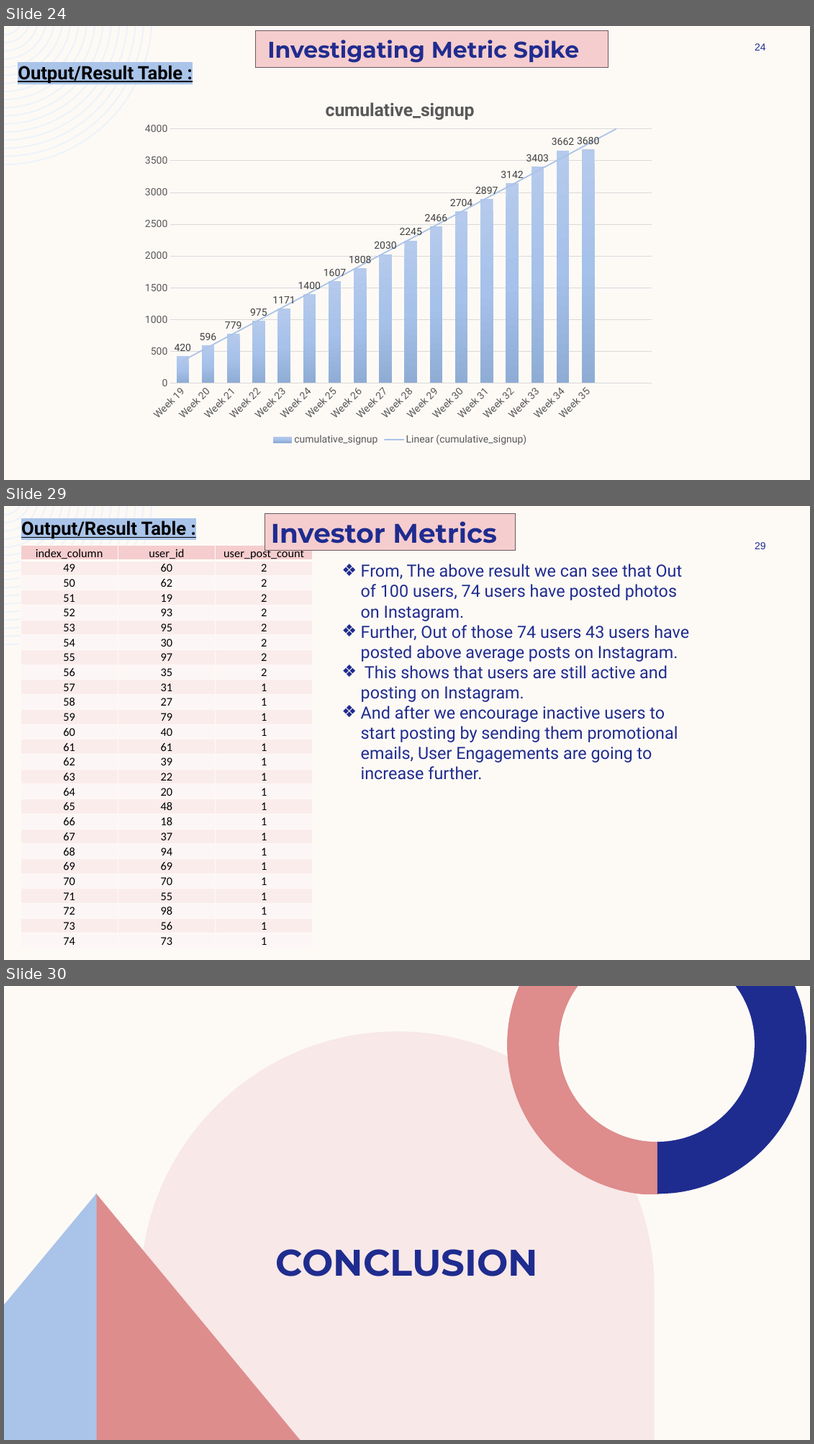
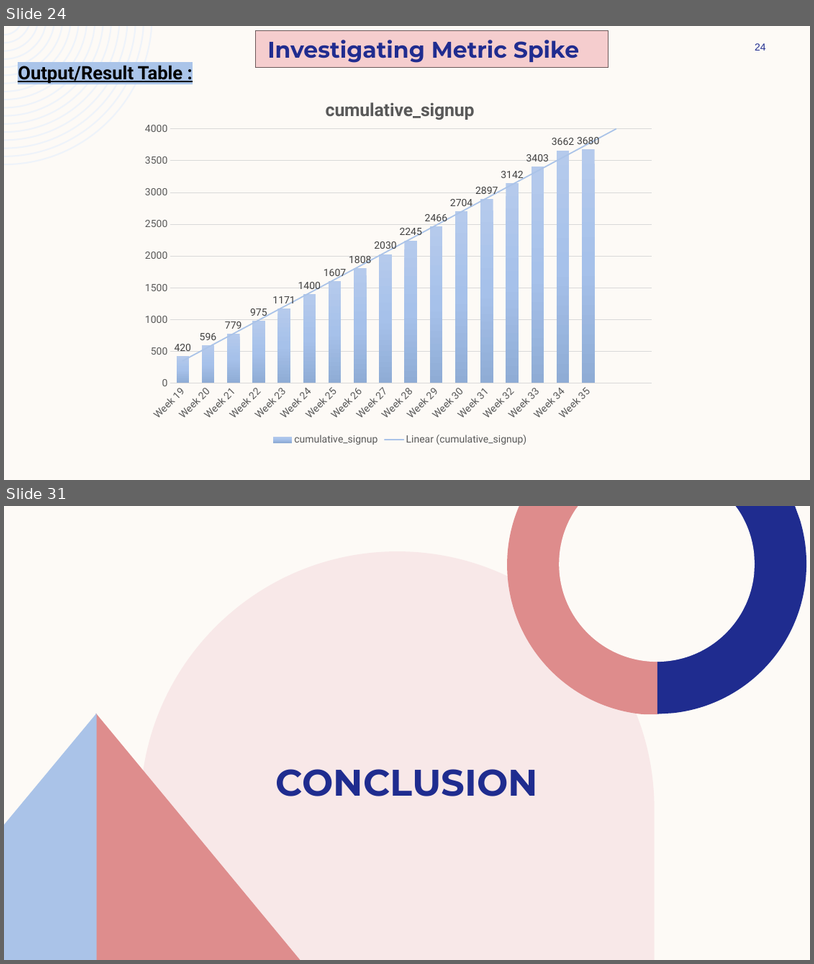
Before and after one commit to ShindeYash/Operation_and_Metric_Analytics, a slide deck: Report - Operation_and_Metric_Analytics.pptx. Shown one above the other, each under a label of ours: slides 24, 29 and 30 before the commit, slides 24 and 31 after it; the slides between them are not shown. The pictures are 814x1444 and 814x964 pixels, drawn with LibreOffice and Linux fonts; fonts in the diff are those of the drawing. Boxes give left, top, right and bottom in pixels: in the first picture for what was removed or moved away, otherwise in the second. Text is boxed around its words. In the diff, an @@ line names an element or a change of style, - is before the commit and + after.

```diff
--- a/Report - Operation_and_Metric_Analytics.pptx
+++ b/Report - Operation_and_Metric_Analytics.pptx
@@ slide 29 removed at bbox=[4, 506, 810, 960], background #FDFAF6; not listed: 1 template element that a slide beside it also shows @@
@@ text removed at bbox=[21, 520, 187, 539] @@
-Output/Result Table :
@@ rectangle removed at bbox=[265, 514, 515, 550] @@
@@ text removed at bbox=[271, 521, 497, 543] @@
-Investor Metrics
@@ table removed at bbox=[21, 546, 313, 947], 27 rows, 3 columns @@
-index_column | user_id | user_post_count
-49 | 60 | 2
-50 | 62 | 2
-51 | 19 | 2
-52 | 93 | 2
-53 | 95 | 2
-54 | 30 | 2
-55 | 97 | 2
-56 | 35 | 2
-57 | 31 | 1
-58 | 27 | 1
-59 | 79 | 1
-60 | 40 | 1
-61 | 61 | 1
-62 | 39 | 1
-63 | 22 | 1
-64 | 20 | 1
-65 | 48 | 1
-66 | 18 | 1
-67 | 37 | 1
-68 | 94 | 1
-69 | 69 | 1
-70 | 70 | 1
-71 | 55 | 1
-72 | 98 | 1
-73 | 56 | 1
-74 | 73 | 1
@@ page number removed at bbox=[755, 542, 766, 549] @@
-29
@@ text removed at bbox=[361, 564, 689, 762] @@
-❖ From, The above result we can see that Out of 100 users, 74 users have posted photos on Instagram.
-❖ Further, Out of those 74 users 43 users have posted above average posts on Instagram.
-❖ This shows that users are still active and posting on Instagram.
-❖ And after we encourage inactive users to start posting by sending them promotional emails, User Engagements are going to increase further.
@@ what was slide 30 is now slide 31 @@
```
Also in this commit, not shown: 2 slides changed, 5 slides added, 3 other slides removed, 5 other files.
